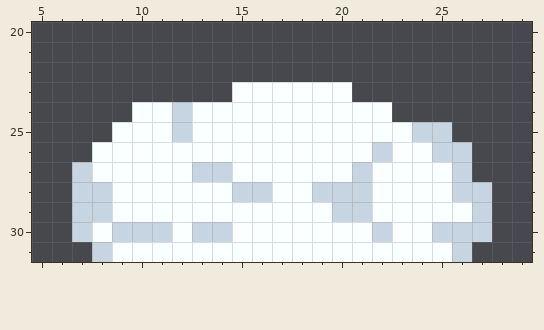
Two versions of one pixel-art file, LudumDare45/Assets/Art/Aseprite/snowclump.aseprite. This is how it looked before the edit.
32x32 pixels, 1 frame. Shown: x 5..29, y 20..31.
And afterwards:
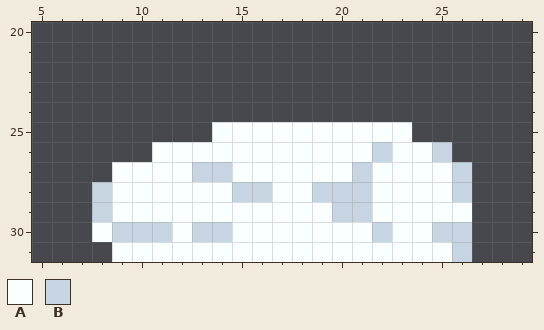
Palette (. is transparent): A #faffff  B #c7d4e1
Changes in this commit:
@@ x 5..29 @@
 22 .........................
-23 ..........AAAAAA.........
-24 .....AABAAAAAAAAAA.......
-25 ....AAABAAAAAAAAAAABB....
-26 ...AAAAAAAAAAAAAABAABB...
-27 ..BAAAAABBAAAAAABAAAAB...
-28 ..BBAAAAAABBAABBBAAAABB..
-29 ..BBAAAAAAAAAAABBAAAAAB..
-30 ..BABBBABBAAAAAAABAABBB..
-31 ...BAAAAAAAAAAAAAAAAAB...
+23 .........................
+24 .........................
+25 .........AAAAAAAAAA......
+26 ......AAAAAAAAAAABAAB....
+27 ....AAAABBAAAAAABAAAAB...
+28 ...BAAAAAABBAABBBAAAAB...
+29 ...BAAAAAAAAAAABBAAAAA...
+30 ...ABBBABBAAAAAAABAABB...
+31 ....AAAAAAAAAAAAAAAAAB...
Boxes around the changes in both pictures, in picture pixels (x1, y1, x2, y2):
erased: (72, 82, 492, 262)
